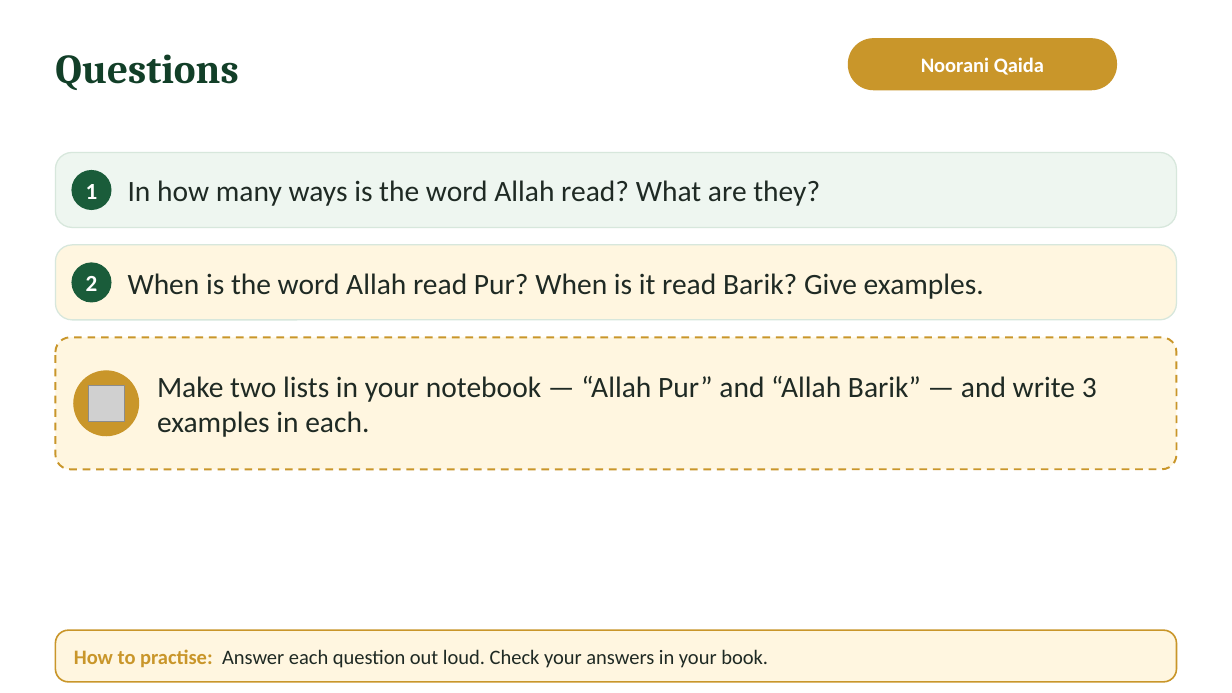
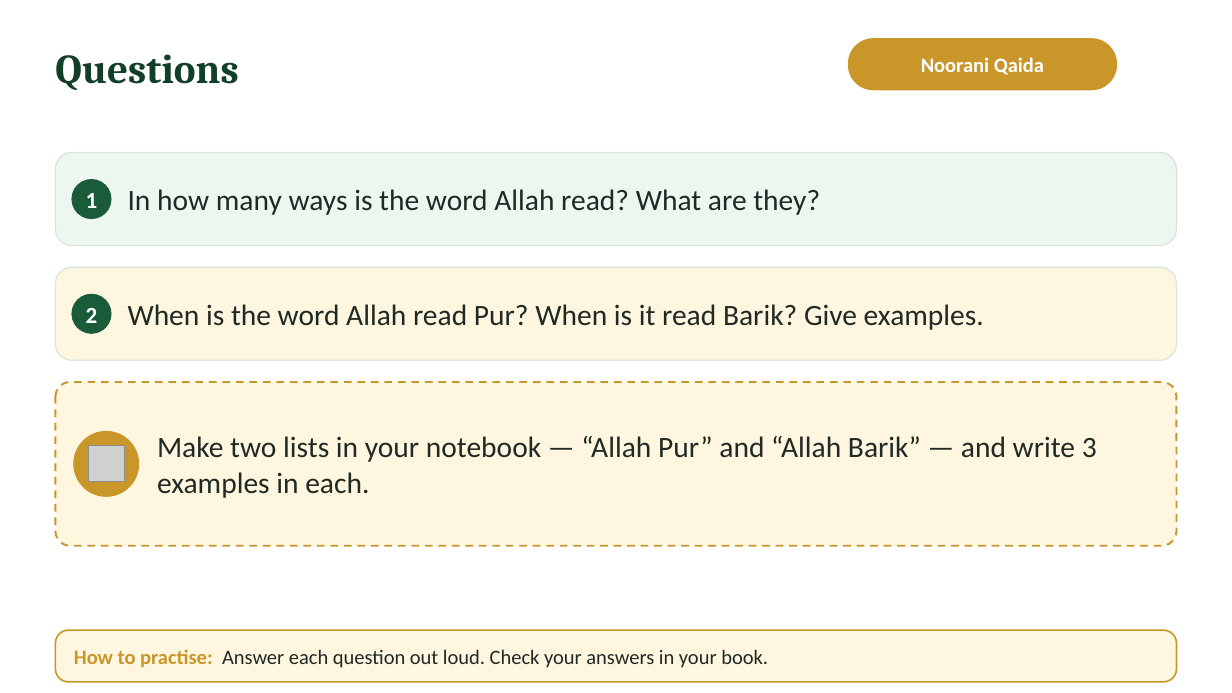
Before and after one commit to ibnhosain/TQA-Management-System, a slide deck: slide 7 of backend/core/deck_seed/noorani-qaida-lecture-02-student.pptx. Drawn at 1232x693 pixels with LibreOffice and Linux fonts; fonts in the diff are those of the drawing; grey boxes stand for pictures; background and template pictures are left out. Boxes give left, top, right and bottom in pixels: in the first picture for what was removed or moved away, otherwise in the second. Text is boxed around its words. In the diff, an @@ line names an element or a change of style, - is before the commit and + after.

```diff
--- a/backend/core/deck_seed/noorani-qaida-lecture-02-student.pptx
+++ b/backend/core/deck_seed/noorani-qaida-lecture-02-student.pptx
@@ rounded rectangle: place and size @@
-rounded rectangle at bbox=[55, 152, 1177, 227]
+rounded rectangle at bbox=[55, 152, 1177, 246]
@@ text "1": place and size @@
-text "1" at bbox=[86, 184, 98, 199]
+text "1" at bbox=[86, 193, 98, 208]
@@ ellipse: place and size @@
-ellipse at bbox=[72, 171, 111, 210]
+ellipse at bbox=[72, 179, 111, 218]
@@ text "In how many ways is ...": place and size @@
-text "In how many ways is ..." at bbox=[128, 180, 820, 206]
+text "In how many ways is ..." at bbox=[128, 189, 820, 215]
@@ rounded rectangle: place and size @@
-rounded rectangle at bbox=[55, 245, 1177, 320]
+rounded rectangle at bbox=[55, 267, 1177, 360]
@@ text "When is the word Allah ...": place and size @@
-text "When is the word Allah ..." at bbox=[128, 273, 984, 299]
+text "When is the word Allah ..." at bbox=[128, 304, 984, 330]
@@ text "2": place and size @@
-text "2" at bbox=[86, 276, 98, 291]
+text "2" at bbox=[86, 308, 98, 323]
@@ ellipse: place and size @@
-ellipse at bbox=[72, 263, 111, 302]
+ellipse at bbox=[72, 295, 111, 334]
@@ proportions changed in 3 elements at bbox=[55, 152, 1177, 246], bbox=[55, 267, 1177, 360], bbox=[55, 382, 1177, 545] @@
@@ rounded rectangle: place and size @@
-rounded rectangle at bbox=[55, 337, 1177, 470]
+rounded rectangle at bbox=[55, 382, 1177, 545]
@@ text "Make two lists in your ...": place and size @@
-text "Make two lists in your ..." at bbox=[157, 376, 1097, 437]
+text "Make two lists in your ..." at bbox=[157, 436, 1097, 498]
@@ ellipse: place and size @@
-ellipse at bbox=[74, 372, 139, 436]
+ellipse at bbox=[74, 432, 139, 496]
@@ picture: place and size @@
-picture at bbox=[88, 385, 124, 421]
+picture at bbox=[88, 445, 124, 482]
```
Also in this commit, not shown: 8 other slides changed, 21 other files.
